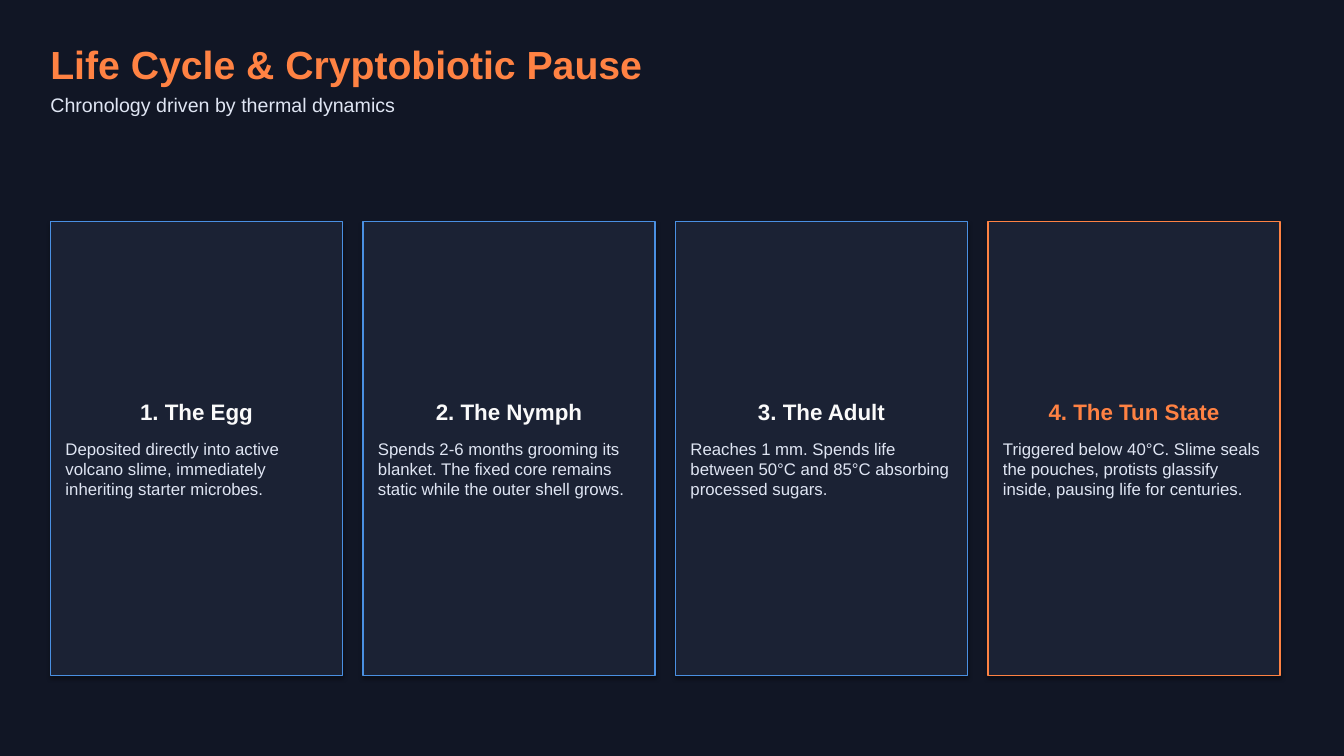
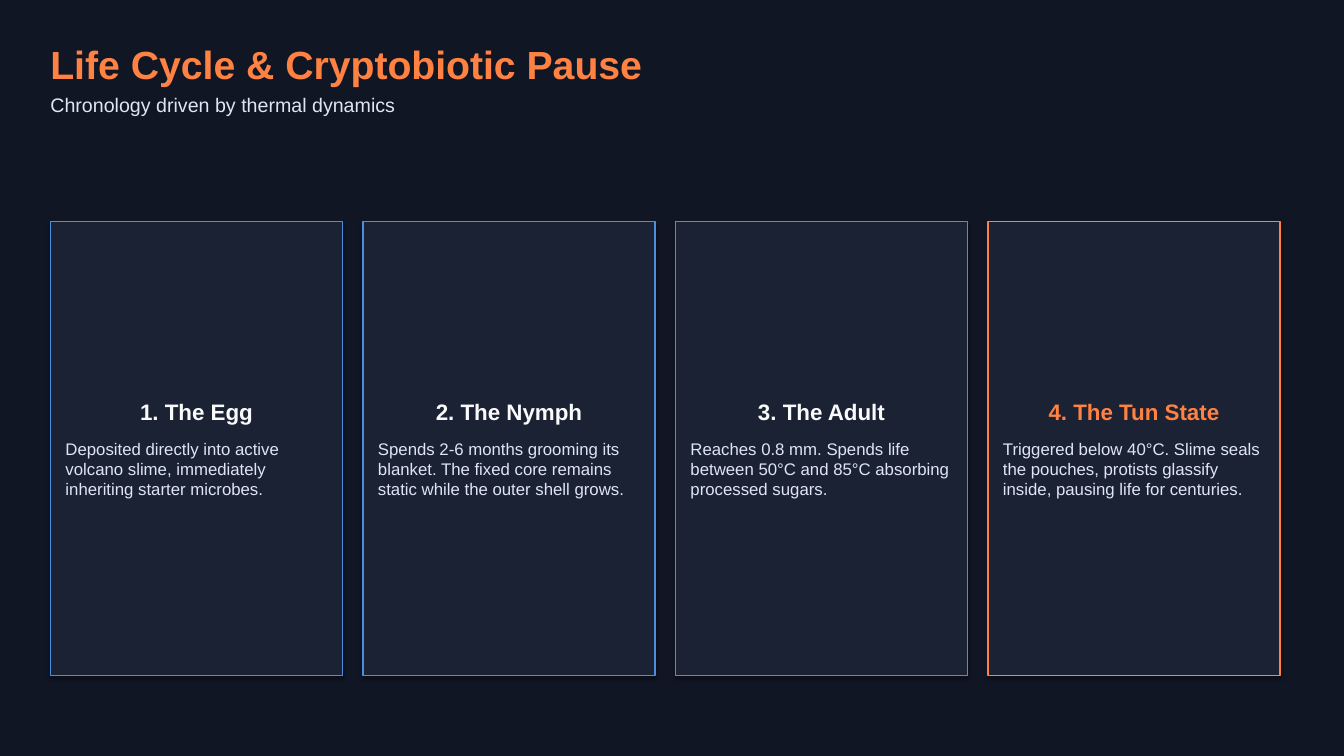
Before and after one commit to theodore-cottenier/monsters_and_microbes, a slide deck: slide 5 of Hydrosaltator_amictus_Presentation.pptx. Drawn at 1344x756 pixels with LibreOffice and Linux fonts; fonts in the diff are those of the drawing. Boxes give left, top, right and bottom in pixels: in the first picture for what was removed or moved away, otherwise in the second. Text is boxed around its words. In the diff, an @@ line names an element or a change of style, - is before the commit and + after.

```diff
--- a/Hydrosaltator_amictus_Presentation.pptx
+++ b/Hydrosaltator_amictus_Presentation.pptx
@@ text in rectangle at <box>690,443,949,499</box>: text changed @@
-Reaches 1 mm. Spends life between 50°C and 85°C absorbing processed sugars.
+Reaches 0.8 mm. Spends life between 50°C and 85°C absorbing processed sugars.
```
Also in this commit, not shown: 1 other slide changed, 5 other files.
